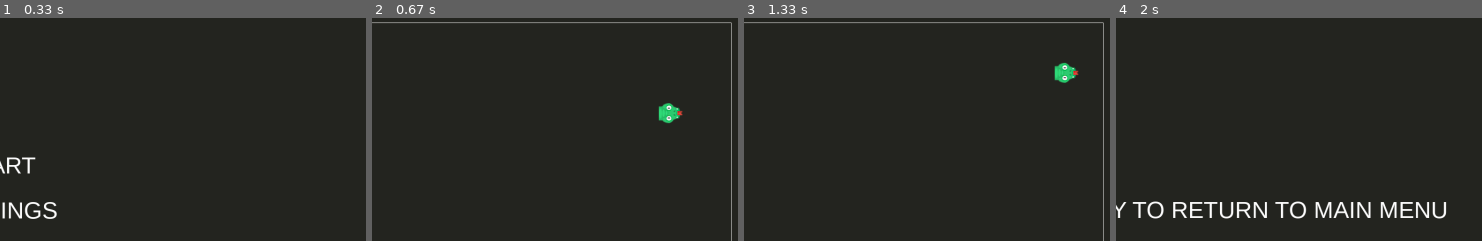
Above: before the commit, frames 1-4 (left to right).
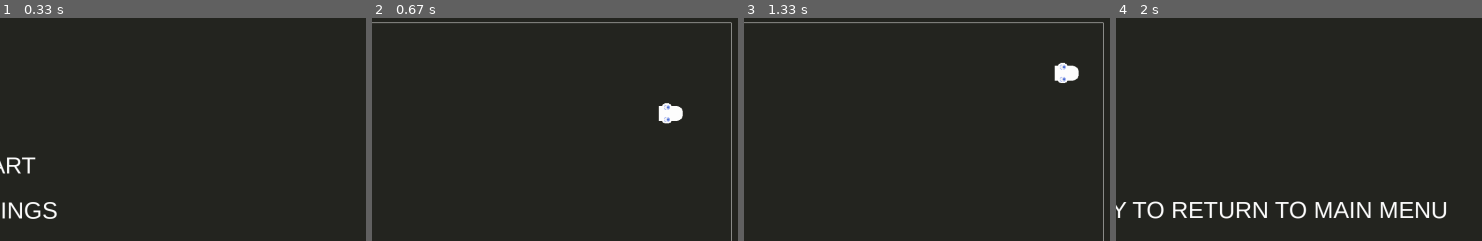
Above: after the commit, the same moments.

Repository: jorenchik/snake-pygame
Game: pygame game, started from index.py
Two runs of this game, one before a commit and one after it. Both use one fixed random seed, a clock stepped at 60 frames per second and the inputs below.
Inputs:
- Up to frame 1 (0.33 s): no input
- Up to frame 2 (0.67 s): tap Enter at 0.33 s
- Up to frame 3 (1.33 s): hold Up 0.67-1.13 s; hold Right from 1.17 s (still down)
- Up to frame 4 (2 s): release Right at 1.63 s
The pictures show only the part of the screen within x 50-100%, y 7-57%; the shares and areas given below are measured in that part.

Frame 1 is identical in both runs. In frame 2, 0.5% of the frame differs, in the area x 78-85%, y 38-48%; in frame 3, 0.5%; in frame 4, nothing differs.

Commit message:
Color change

Diff:
--- a/assets.py
+++ b/assets.py
@@ -1,25 +1,52 @@
 import pathlib as pb
+from PIL import Image
+import numpy as np
+from settings import colors, colorKeys
+import pygame as pg
 
 absPath = pb.Path.cwd()
-
 # Assets path
 assets = pb.Path(absPath/'assets')
-
 # Game icon
 gameIcon = pb.Path(assets/'icons/icon.png')
 
-# Snake parts
-rightHeadPart = pb.Path(assets/'parts/face-1.png')
-upHeadPart = pb.Path(assets/'parts/face-2.png')
-leftHeadPart = pb.Path(assets/'parts/face-3.png')
-downHeadPart = pb.Path(assets/'parts/face-4.png')
+# Snake part images
+partImgs = {
+    'headRight': pb.Path(assets/'parts/head_right.png'),
+    'headUp': pb.Path(assets/'parts/head_up.png'),
+    'headLeft': pb.Path(assets/'parts/head_left.png'),
+    'headDown': pb.Path(assets/'parts/head_down.png'),
+    'bodyHor': pb.Path(assets/'parts/body_horizontal.png'),
+    'bodyVer': pb.Path(assets/'parts/body_vertical.png'),
+    'topRight': pb.Path(assets/'parts/body_topright.png'),
+    'bottomRight': pb.Path(assets/'parts/body_bottomright.png'),
+    'topLeft': pb.Path(assets/'parts/body_topleft.png'),
+    'bottomLeft': pb.Path(assets/'parts/body_bottomleft.png')
+}
 
-straightHor = pb.Path(assets/'parts/straight-1.png')
-straightVer = pb.Path(assets/'parts/straight-2.png')
+# if (data[0]==91 and data[1]==123 and data[2]==249):
+                # img.putpixel((i,j),(44, 44, 44))
 
-turns = []
-for i in range(0,4):
-    turns.append(pb.Path(assets/f'parts/turn-{i+1}.png'))
+imgBaseColor = (91,123,249)
+def changeImgColor(img,colorTo,colorFrom=imgBaseColor):
+    img = Image.open(img).convert('RGBA')
+    width = img.size[0]
+    height = img.size[1]
+    for i in range(0,width):
+        for j in range(0,height):
+            data = img.getpixel((i,j))
+            if (data[0]==255 and data[1]==255 and data[2]==255):
+                img.putpixel((i,j),(255,255,255,0))
+            elif (data[0]==colorFrom[0] and data[1]==colorFrom[1] and data[2]==colorFrom[2]):
+                img.putpixel((i,j),colorTo)
+    return img
 
+# changeImgColor(partImgs['headRight'],(255,0,0)).show()
+# exit()
 
-invisible = pb.Path(assets/'parts/invisible.png')
+partColoredImgs = {}
+for k,img in partImgs.items():
+    newDict={}
+    for key,col in colors.items():
+        newDict[key]=changeImgColor(img,col)
+    partColoredImgs[k] = newDict
--- a/game.py
+++ b/game.py
@@ -6,6 +6,10 @@
 from assets import *
 import time as t
 import random as rd
+from PIL import Image
+import numpy as np
+import ctypes
+
 
 
 # keys -> angle
@@ -28,6 +32,13 @@
     for key, value in dict.items():
          if val == value:
              return key
+
+def pilImageToSurface(img):
+    new_image = img.getdata()
+    flat_list = [e for c in new_image for e in c]
+    bute_array = (ctypes.c_ubyte * len(flat_list))(*flat_list)
+    surf = pg.image.frombuffer(bute_array, img.size, img.mode).convert_alpha()
+    return surf
 
 class Rect(pg.Rect):
     """
@@ -106,6 +117,7 @@
         # Appearance
         self.rect = pg.Rect(self.x,self.y,game.playfield.rectSize[0],game.playfield.rectSize[1])
         self.color = color
+        self.colorKey = get_key(color, colors)
         self.rotateSprite(0)
         self.angle = 0
         # State
@@ -123,20 +135,24 @@
         return self
     def rotateSprite(self,deg:int in range(0,361)):
         if self.type == 'head':
-            if deg == 0: self.loadPartImage(rightHeadPart)
-            if deg == 90: self.loadPartImage(upHeadPart)
-            if deg == 180: self.loadPartImage(leftHeadPart)
-            if deg == 270: self.loadPartImage(downHeadPart)
+            if deg == 0: self.loadPartImage(pilImageToSurface(partColoredImgs['headRight'][self.colorKey]))
+            if deg == 90: self.loadPartImage(pilImageToSurface(partColoredImgs['headUp'][self.colorKey]))
+            if deg == 180: self.loadPartImage(pilImageToSurface(partColoredImgs['headLeft'][self.colorKey]))
+            if deg == 270: self.loadPartImage(pilImageToSurface(partColoredImgs['headDown'][self.colorKey]))
             return self
-        if self.isTurning():
-            self.loadPartImage(turns[self.isTurning()-1])
+        turn = self.isTurning()
+        if turn:
+            if turn == 1: self.loadPartImage(pilImageToSurface(partColoredImgs['topRight'][self.colorKey]))
+            if turn == 2: self.loadPartImage(pilImageToSurface(partColoredImgs['bottomRight'][self.colorKey]))
+            if turn == 3: self.loadPartImage(pilImageToSurface(partColoredImgs['topLeft'][self.colorKey]))
+            if turn == 4: self.loadPartImage(pilImageToSurface(partColoredImgs['bottomLeft'][self.colorKey]))
             return self
         if self.type == 'body':
-            if deg == 0 or deg == 180: self.loadPartImage(straightHor)
-            if deg == 90 or deg == 270: self.loadPartImage(straightVer)
-        return self
-    def loadPartImage(self, img:Path):
-        self.sprite = pg.transform.scale(pg.image.load(img),(playfield.rectSize))
+            if deg == 0 or deg == 180: self.loadPartImage(pilImageToSurface(partColoredImgs['bodyHor'][self.colorKey]))
+            if deg == 90 or deg == 270: self.loadPartImage(pilImageToSurface(partColoredImgs['bodyVer'][self.colorKey]))
+        return self
+    def loadPartImage(self, img):
+        self.sprite = pg.transform.scale(img,(playfield.rectSize))
         return self
     def getRelatedSnakeParts(self):
         self.relatedSnakeParts = [x for x in game.snakeParts if x.snakeIndex == self.snakeIndex]
Renamed: assets/parts/face-1.png -> assets/parts-legacy/face-1.png
Renamed: assets/parts/face-2.png -> assets/parts-legacy/face-2.png
Renamed: assets/parts/face-3.png -> assets/parts-legacy/face-3.png
Renamed: assets/parts/face-4.png -> assets/parts-legacy/face-4.png
Renamed: assets/parts/straight-1.png -> assets/parts-legacy/straight-1.png
Renamed: assets/parts/straight-2.png -> assets/parts-legacy/straight-2.png
Renamed: assets/parts/turn-1.png -> assets/parts-legacy/turn-1.png
Renamed: assets/parts/turn-2.png -> assets/parts-legacy/turn-2.png
Renamed: assets/parts/turn-3.png -> assets/parts-legacy/turn-3.png
Renamed: assets/parts/turn-4.png -> assets/parts-legacy/turn-4.png
Binary file added: assets/parts/apple.png
Binary file added: assets/parts/body_bottomleft.png
(and 15 more such lines)
